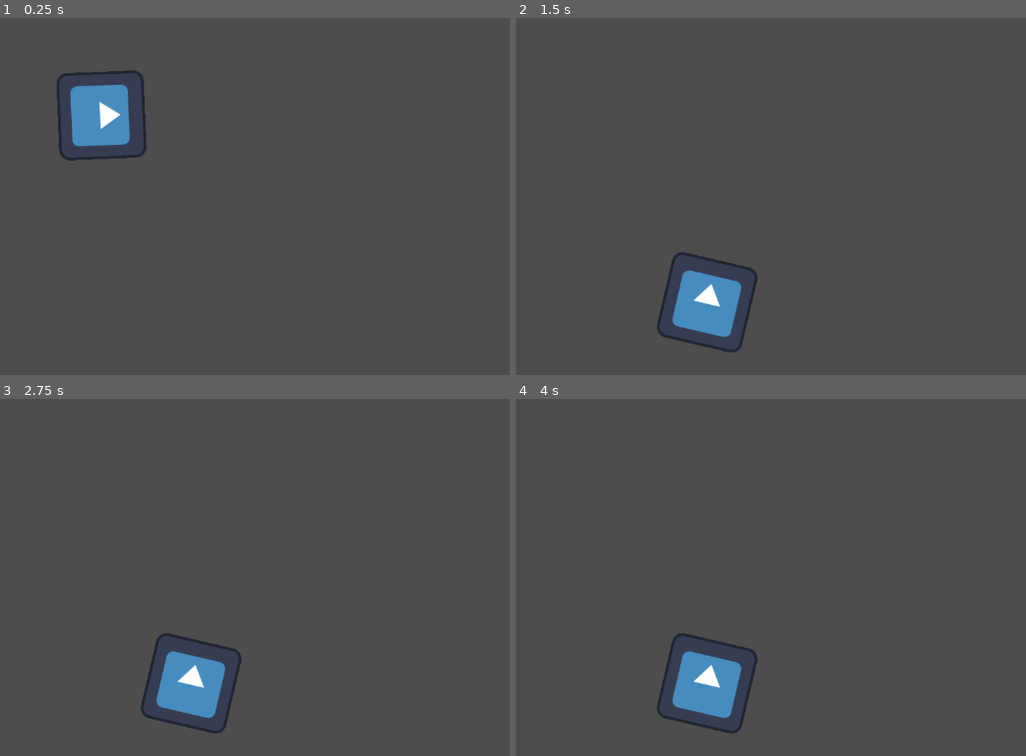
Above: before the commit, frames 1-4 (two rows, left to right).
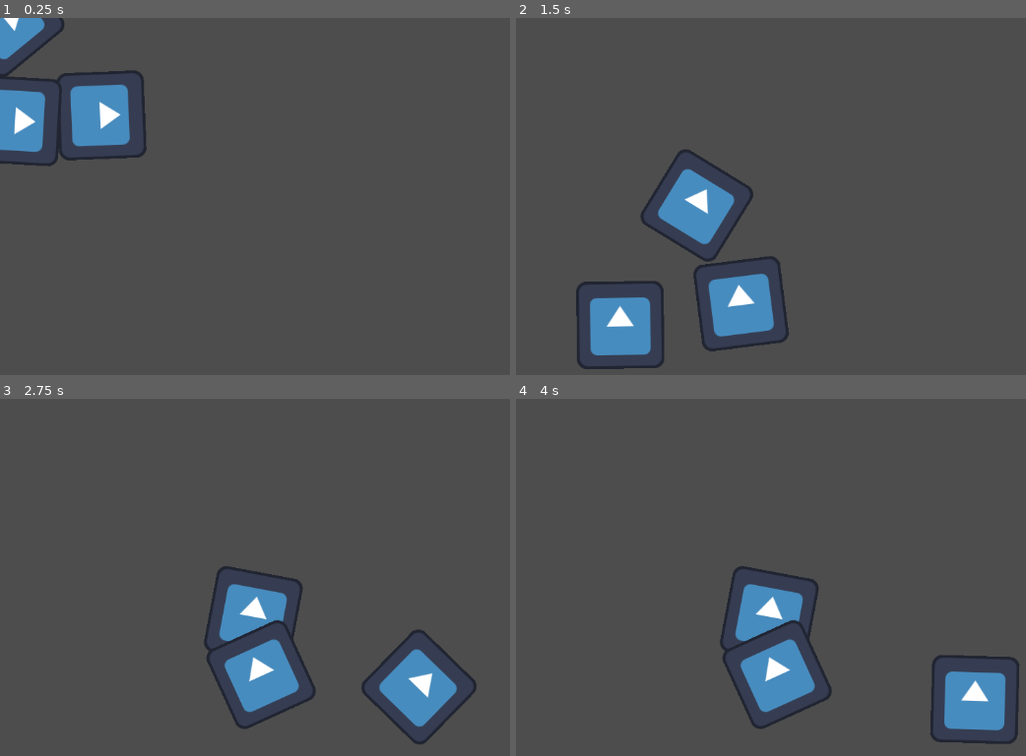
Above: after the commit, the same moments.

Repository: WinnerWind/omov-game
Game: Godot game, scene res://scenes/main.tscn
Two runs of this game, one before a commit and one after it. Both use one fixed random seed, a clock stepped at 60 frames per second and the inputs below. The project has no main scene, so this scene is started directly. The engine's default icon, where the game draws it, is replaced by a stand-in: a white triangle on a blue panel in a dark square.
Inputs:
- Up to frame 1 (0.25 s): no input
- Up to frame 2 (1.5 s): no input
- Up to frame 3 (2.75 s): no input
- Up to frame 4 (4 s): tap Enter at 3.5 s

The runs differ from the first frame. In frame 1, 2.6% of the frame differs, in the area x 0-13%, y 0-42%; in frame 2, 8.1%; in frame 3, 9.1%, in the area x 27-94%, y 46-97%; in frame 4, 9.1%.

Commit message:
Basic car spawner

Diff:
--- a/scenes/main.tscn
+++ b/scenes/main.tscn
@@ -1,10 +1,35 @@
-[gd_scene load_steps=3 format=3 uid="uid://bp6qss41chrho"]
+[gd_scene load_steps=7 format=3 uid="uid://bp6qss41chrho"]
 
 [ext_resource type="PackedScene" uid="uid://ctmkpurla8vot" path="res://scenes/prefabs/car.tscn" id="1_0wfyh"]
 [ext_resource type="PackedScene" uid="uid://bl8poaryl3h53" path="res://scenes/prefabs/stop_area.tscn" id="2_sugp2"]
+[ext_resource type="Script" uid="uid://cqp60ymv8d6c2" path="res://scripts/car_spawner.gd" id="3_sugp2"]
+
+[sub_resource type="Curve2D" id="Curve2D_sugp2"]
+resource_name = "Default"
+_data = {
+"points": PackedVector2Array(0, 0, 0, 0, 149, 68, -306, 160, 306, -160, 421, 388, -171, -5, 171, 5, 672, 441)
+}
+point_count = 3
+
+[sub_resource type="Curve2D" id="Curve2D_jyhfs"]
+resource_name = "Alternate"
+_data = {
+"points": PackedVector2Array(0, 0, 0, 0, 4, -5, 0, 0, 0, 0, 97, 108, -186.34001, -1.3310001, 186.34001, 1.3310001, 416, 322, -89.17701, 27.951002, 89.17701, -27.951002, 589, 217, 0, 0, 0, 0, 721, 318)
+}
+point_count = 5
+
+[sub_resource type="Curve2D" id="Curve2D_tbgi4"]
+_data = {
+"points": PackedVector2Array(0, 0, 0, 0, 30, 76, -68.97, -38.72, 68.97, 38.72, 65, 421, -185.13, 37.510002, 185.13, -37.510002, 319, 423, -139.15001, 65.340004, 139.15001, -65.340004, 486, 263, 0, 0, 0, 0, 736, 260)
+}
+point_count = 5
 
 [node name="Node2D" type="Node2D"]
 
-[node name="Car" parent="." instance=ExtResource("1_0wfyh")]
+[node name="Stop Area" parent="." instance=ExtResource("2_sugp2")]
+stop_cars = false
 
-[node name="Stop Area" parent="." instance=ExtResource("2_sugp2")]
+[node name="CarSpawner" type="Node2D" parent="."]
+script = ExtResource("3_sugp2")
+car_packed = ExtResource("1_0wfyh")
+curves = Array[Curve2D]([SubResource("Curve2D_sugp2"), SubResource("Curve2D_jyhfs"), SubResource("Curve2D_tbgi4")])
--- /dev/null
+++ b/scripts/car_spawner.gd
@@ -0,0 +1,10 @@
+extends Node2D
+class_name CarSpawner
+
+@export var car_packed:PackedScene
+@export var curves:Array[Curve2D]
+func _ready() -> void:
+	for i in 10:
+		var car:CarPath = car_packed.instantiate()
+		car.curve = curves.pick_random()
+		add_child(car)
Not shown, added: scripts/car_spawner.gd.uid
